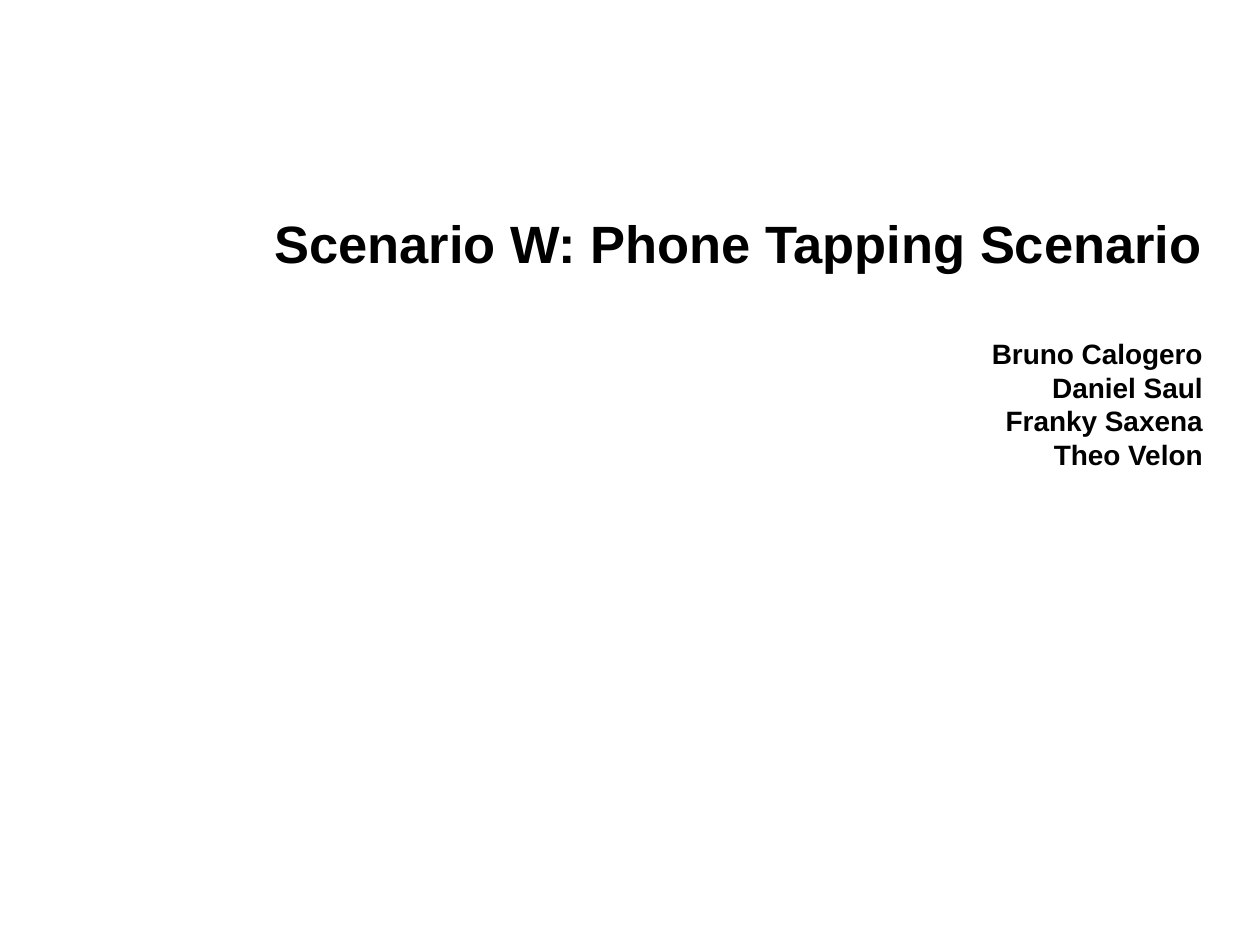
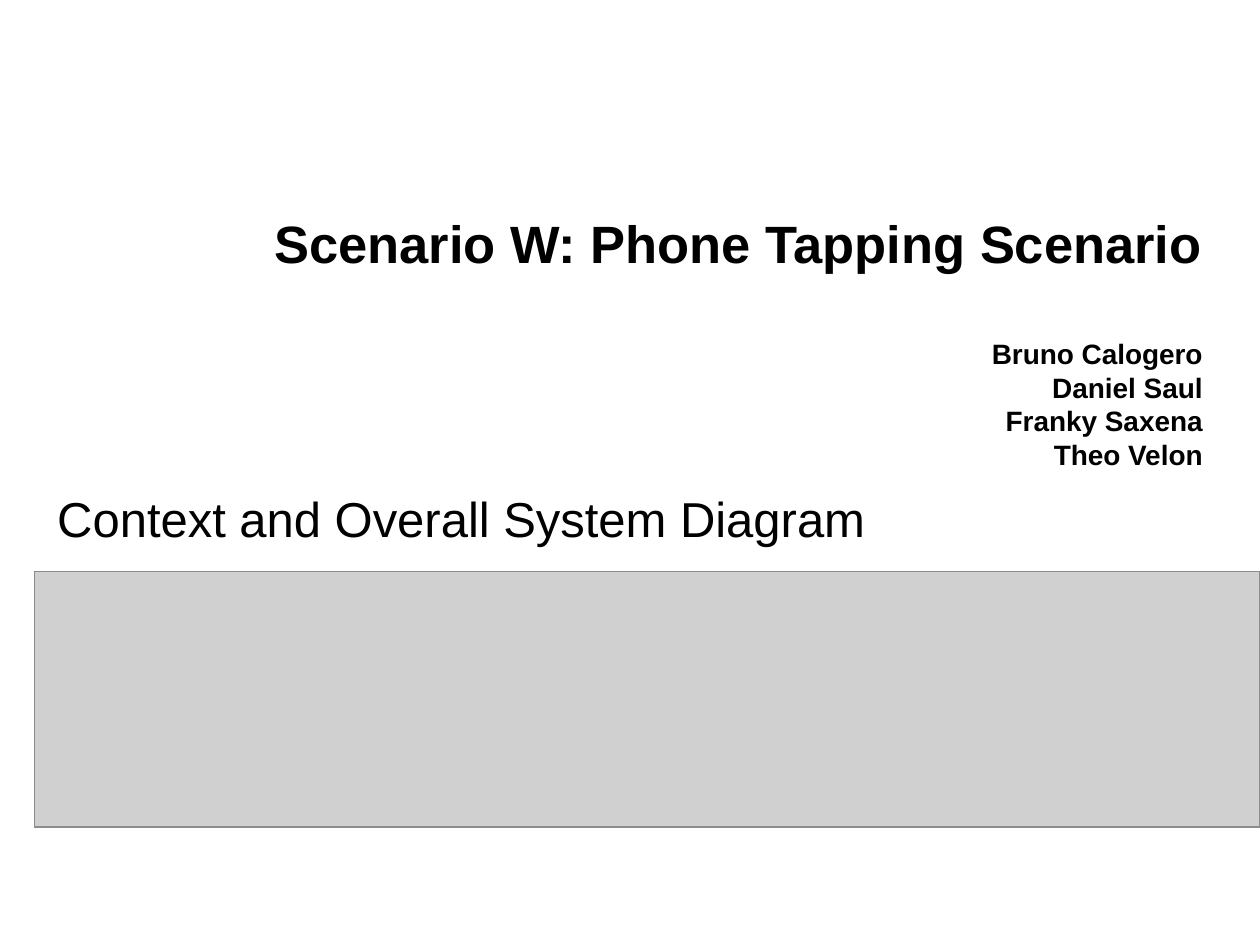
Before and after one commit to danielsaul/phone-tapping-scenario, a slide deck: slide 1 of docs/ppt.pptx. Drawn at 1260x945 pixels with LibreOffice and Linux fonts; fonts in the diff are those of the drawing; grey boxes stand for pictures; background and template pictures are left out. Boxes give left, top, right and bottom in pixels: in the first picture for what was removed or moved away, otherwise in the second. Text is boxed around its words. In the diff, an @@ line names an element or a change of style, - is before the commit and + after.

```diff
--- a/docs/ppt.pptx
+++ b/docs/ppt.pptx
@@ subtitle added at box(57, 501, 865, 547), 28 pt, text #000000 @@
+Context and Overall System Diagram
@@ picture added at box(34, 572, 1260, 828) @@
```
Also in this commit, not shown: 2 other slides changed, 3 slides added, 2 slides removed.
